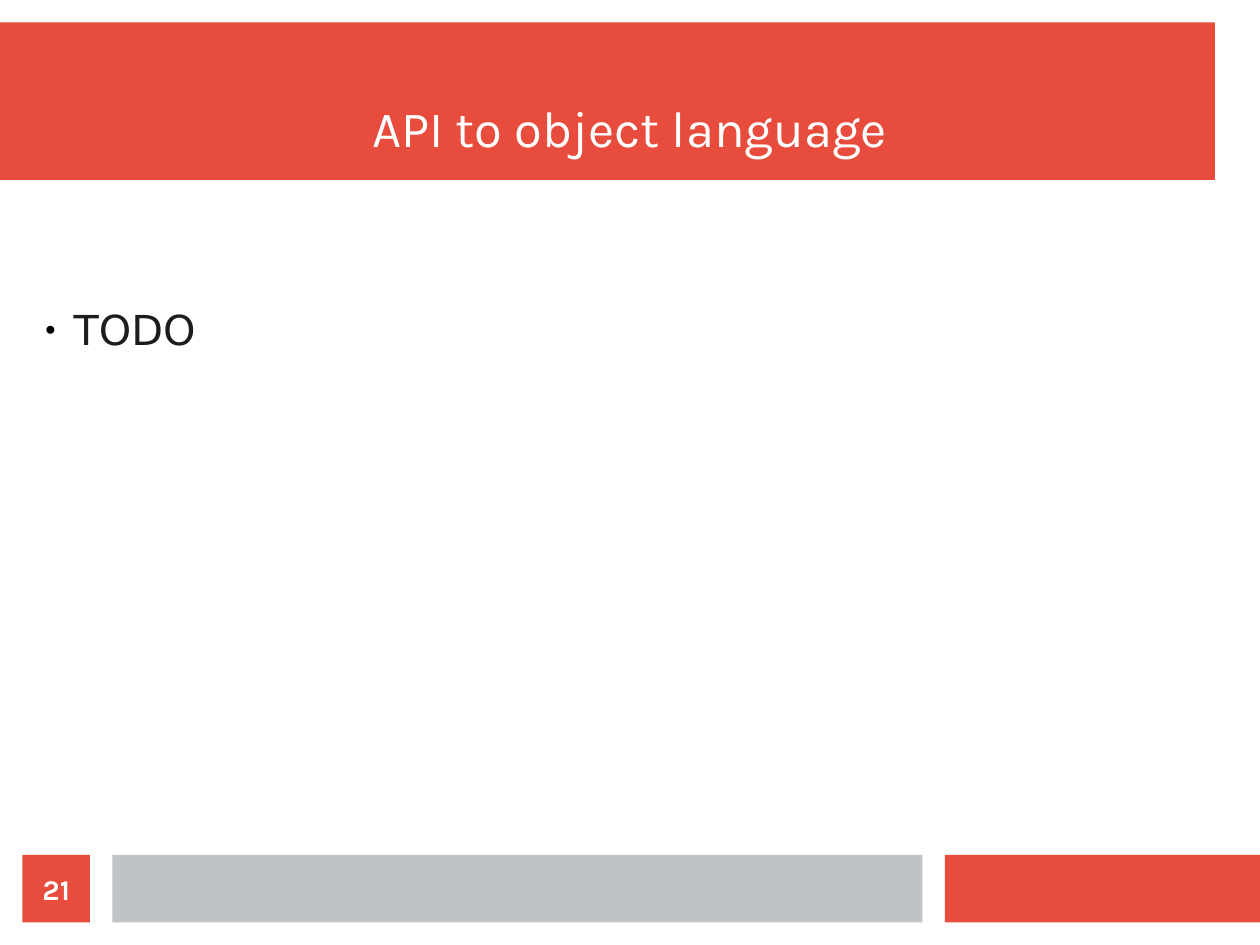
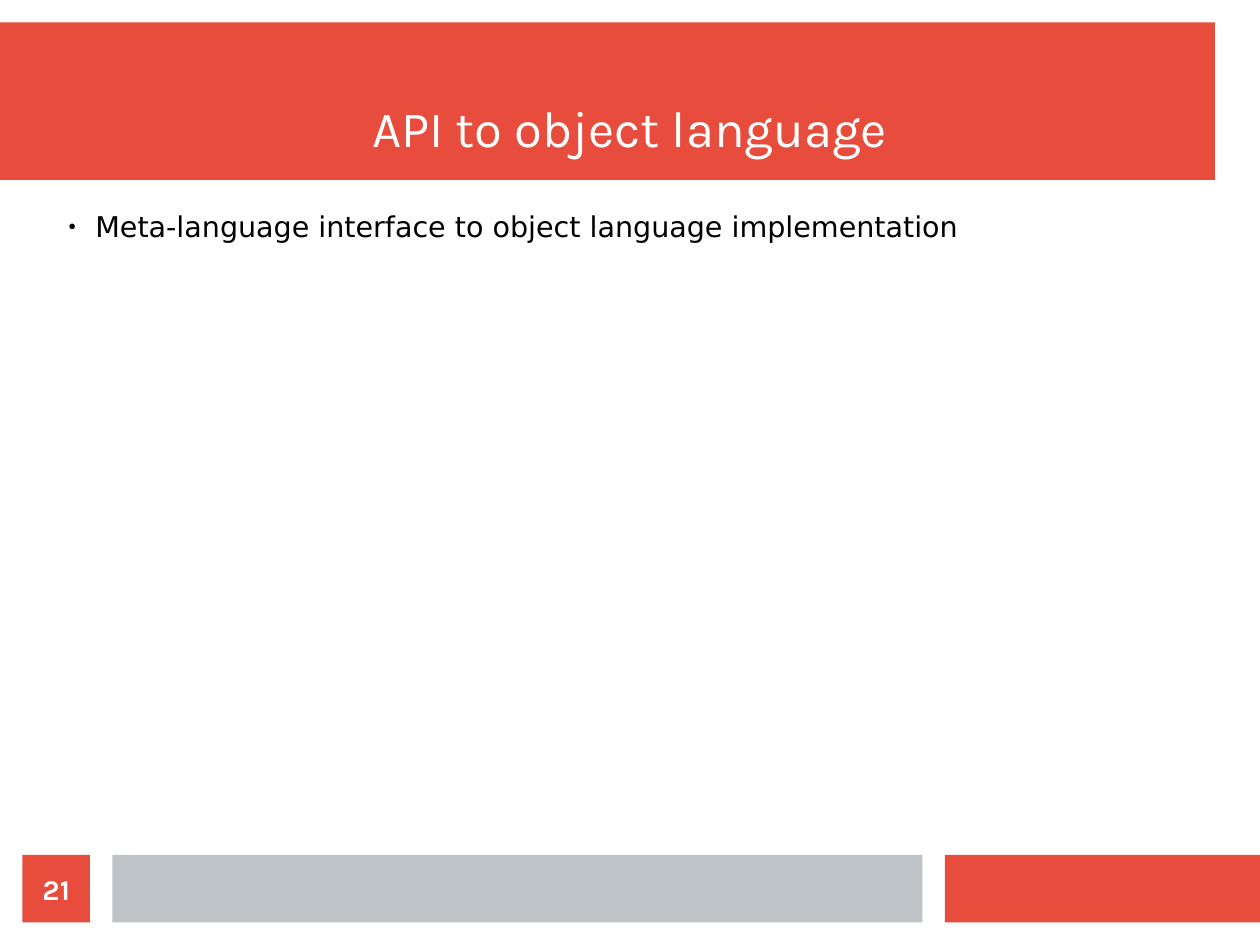
Before and after one commit to wilbowma/cur, a slide deck: slide 21 of hope-2016/slides.odp. Drawn at 1260x945 pixels with LibreOffice and Linux fonts; fonts in the diff are those of the drawing. Boxes give left, top, right and bottom in pixels: in the first picture for what was removed or moved away, otherwise in the second. Text is boxed around its words. In the diff, an @@ line names an element or a change of style, - is before the commit and + after.

```diff
--- a/hope-2016/slides.odp
+++ b/hope-2016/slides.odp
@@ text added at bbox=[95, 215, 958, 243], 18 pt, text #000000 @@
+● Meta-language interface to object language implementation
@@ text removed at bbox=[74, 314, 196, 346] @@
-● TODO
```
Also in this commit, not shown: 5 other slides changed, 4 slides added, 1 other file.
